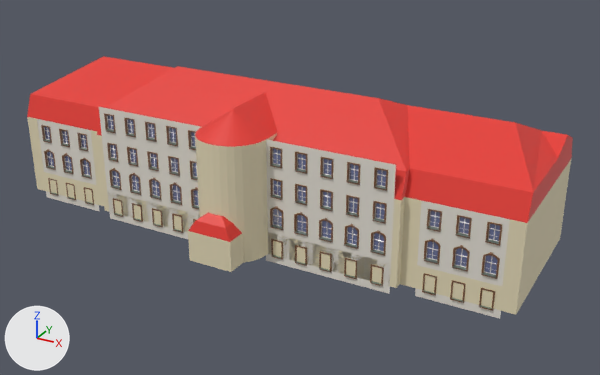
The Blender file Orientierung/Assets/Blenderdateien/A1 - Gutenbergbau/Gutenbergbau.blend as it was, and as the next commit left it.
Both versions are drawn from a 50 mm camera at (51.6, -77.5, 48.6) aimed at (4.3, 8.4, 5.6). The axes (+X, +Y, +Z) are drawn at lower left. The lights are the same throughout.

Script lines for the objects in view, before the commit:
```python
ob_fenster__1_stock = bpy.data.objects.new('Fenster, 1.Stock', me_fenster__1__stock)
ob_fenster__1_stock.location = (0.0, 0.0, -4.0)
ob_fenster__1_stock.rotation_euler = (0.0, 0.0, 3.142)  # degrees (0, 0, 180)
ob_fenster__1_stock__außen = bpy.data.objects.new('Fenster, 1.Stock, außen', me_fenster__1__stock)
ob_fenster__1_stock__außen.location = (19.27, 1.0, -4.0)
ob_fenster__1_stock__außen.rotation_euler = (0.0, 0.0, 3.142)  # degrees (0, 0, 180)
ob_fenster__2_stock = bpy.data.objects.new('Fenster, 2.Stock', me_fenster_2_stock)
ob_fenster__2_stock.location = (0.0, 0.0, 0.0)
ob_fenster__2_stock.rotation_euler = (0.0, 0.0, 3.142)  # degrees (0, 0, 180)
ob_fenster__2_stock__außen = bpy.data.objects.new('Fenster, 2.Stock, außen', me_fenster_2_stock)
ob_fenster__2_stock__außen.location = (19.27, 1.0, 0.0)
ob_fenster__2_stock__außen.rotation_euler = (0.0, 0.0, 3.142)  # degrees (0, 0, 180)
ob_fenster__3_stock = bpy.data.objects.new('Fenster, 3.Stock', me_fenster_2_stock)
ob_fenster__3_stock.location = (0.0, 0.0, 4.0)
ob_fenster__3_stock.rotation_euler = (0.0, 0.0, 3.142)  # degrees (0, 0, 180)
ob_fenster__keller = bpy.data.objects.new('Fenster, keller', me_fenster_2_stock)
ob_fenster__keller.location = (0.0, 0.0, -8.0)
ob_fenster__keller.rotation_euler = (0.0, 0.0, 3.142)  # degrees (0, 0, 180)
ob_fenster__keller__außen = bpy.data.objects.new('Fenster, keller, außen', me_fenster_2_stock)
ob_fenster__keller__außen.location = (19.27, 1.0, -8.0)
ob_fenster__keller__außen.rotation_euler = (0.0, 0.0, 3.142)  # degrees (0, 0, 180)
ob_hauptgebäude = bpy.data.objects.new('Hauptgebäude', me_cube)
ob_hauptgebäude.location = (0.0, 0.0, 0.0)
ob_hauptgebäude.rotation_euler = (0.0, 0.0, 3.142)  # degrees (0, 0, 180)
```
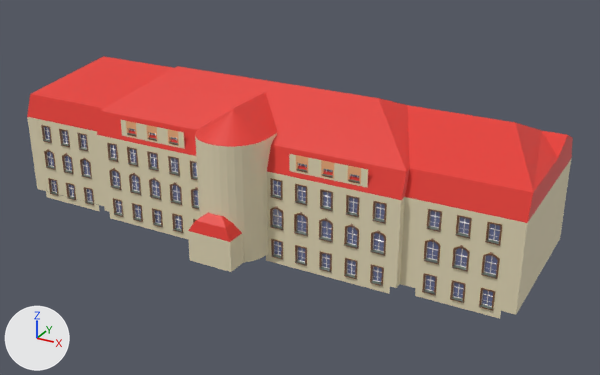
Commit message: Fenster repariert und Farben angepasst

The edits, one by one:
Material 'Fensterumrandung heller' (mat_fensterumrandung_heller) is new.
Its base color is (0.906, 0.451, 0.211) (beige #f4b37f).
me_cube is used by ob_hauptgebäude; location (0.0, 0.0, 0.0); rotation (0.0, 0.0, 3.142), in degrees (0, 0, 180).
me_cube had 334 vertices, 310 faces, 2 loose edges and spanned x -35.0..35.0, y -21.5..6.0, z 0.0..19.0.
me_cube now has 322 vertices, 294 faces, 2 loose edges and spans x -35.0..35.0, y -21.5..6.0, z 0.0..19.0.
me_cube part 1: 6 vertices removed from x -29.9..-7.5, y -1.0..0.0, z 3.0.
me_cube part 2: 6 vertices removed from x 7.5..29.9, y -1.0..0.0, z 3.0.
me_fenster__1__stock is used by ob_fenster__1_stock; location (0.0, 0.0, -4.0); rotation (0.0, 0.0, 3.142), in degrees (0, 0, 180).
me_fenster__1__stock had 366 vertices, 292 faces and spanned x -7.46..-4.15, y -0.41..0.22, z 7.0..11.0.
me_fenster__1__stock now has 378 vertices, 303 faces and spans x -7.46..-4.15, y -0.4..0.22, z 7.0..11.0.
me_fenster__1__stock part 3: the loose piece of 8 vertices spanning x -5.98..-5.64, y -0.41..0.17, z 10.34..10.76 is rebuilt with 20 vertices and now spans x -5.98..-5.64, y -0.4..0.17, z 10.34..10.76.
me_fenster__1__stock part 4: 15 faces spanning x -7.46..-4.15, y 0.0, z 7.0..11.0 switch from mat_fensterstreben (white #e7e2d8) to mat_wandweiß (beige #e7dcba).
me_fenster_2_stock has 260 vertices, 195 faces and spans x -7.46..-4.15, y -0.3..0.22, z 7.0..11.0.
me_fenster_2_stock is used by ob_fenster__2_stock; location (0.0, 0.0, 0.0); rotation (0.0, 0.0, 3.142), in degrees (0, 0, 180).
me_fenster_2_stock part 5: 3 of the faces centred in x -7.03..-5.81, y 0.0, z 7.39..8.51 switch from mat_fensterstreben (white #e7e2d8) to mat_wandweiß (beige #e7dcba).
me_fenster_2_stock part 6: 2 of the faces centred in x -7.03..-5.81, y 0.0, z 9.8..10.61 switch from mat_fensterstreben (white #e7e2d8) to mat_wandweiß (beige #e7dcba).
me_fenster_2_stock part 7: 2 of the faces centred in x -4.58, y 0.0, z 7.71..8.51 switch from mat_fensterstreben (white #e7e2d8) to mat_wandweiß (beige #e7dcba).
me_fenster_2_stock part 8: 1 of the faces centred in x -4.58, y 0.0, z 9.8 switch from mat_fensterstreben (white #e7e2d8) to mat_wandweiß (beige #e7dcba).
Mesh me_fenster_3_stock is new.
It has 213 vertices, 178 faces and spans x -7.46..-4.15, y -0.55..-0.1, z 7.0..9.71.
Faces by material slot: [5, 55, 50, 38, 23, 7].
It uses material mat_fensterglas (blue #969ecf).
It uses material mat_fensterumrandung (brown #7c5434).
It uses material mat_fensterstreben (white #e7e2d8).
It uses material mat_blechgrau (grey #879689).
It uses material mat_fensterumrandung_heller (beige #f4b37f).
It uses material mat_wandweiß (beige #e7dcba).
Object 'Fenster, 3.Stock' (ob_fenster__3_stock) now shows me_fenster_3_stock instead of me_fenster_2_stock.
Object 'Fenster, 3.Stock' (ob_fenster__3_stock) moves from (0.0, 0.0, 4.0) to (3.31, 0.0, 4.0).
Object 'Fenster, 3.Stock' (ob_fenster__3_stock) has a ARRAY modifier named 'Array'.
On modifier 'Array' of object 'Fenster, 3.Stock' (ob_fenster__3_stock), count goes from 5 to 3.
Object 'Fenster, 3.Stock' (ob_fenster__3_stock) loses its BEVEL modifier named 'Fensterrahmenverzierungsbevel'.
Modifier setting removed (it was width = 0.028).
Modifier setting removed (it was width_pct = 0.028).
Modifier setting removed (it was segments = 7).
Modifier setting removed (it was limit_method = 'VGROUP').
Modifier setting removed (it was vertex_group = 'oberkante Verzierung Bevel').
Modifier setting removed (it was profile_type = 'CUSTOM').
Modifier setting removed (it was profile = 0.642).

What differs and where, as boxes [x1, y1, x2, y2] in the pictures (600 x 375 px):
'Fenster, 3.Stock', recoloured, reshaped, moved, modifiers changed (17% narrower, 27% shorter): before [99, 107, 396, 199]; after [121, 120, 368, 187]
part 1 of me_cube, deleted (beige): before [268, 233, 502, 310]
part 2 of me_cube, deleted (beige): before [44, 172, 197, 232]
part 3 of me_fenster__1__stock, rebuilt: [47, 149, 493, 256] in both
part 4 of me_fenster__1__stock, recoloured (grey to beige): [41, 146, 506, 286] in both
part 5 of me_fenster_2_stock, recoloured (grey to beige): [39, 132, 508, 318] in both
part 6 of me_fenster_2_stock, recoloured (grey to beige): [37, 119, 510, 279] in both
part 7 of me_fenster_2_stock, recoloured (grey to beige): [51, 135, 486, 311] in both
part 8 of me_fenster_2_stock, recoloured (grey to beige): [50, 123, 488, 273] in both
